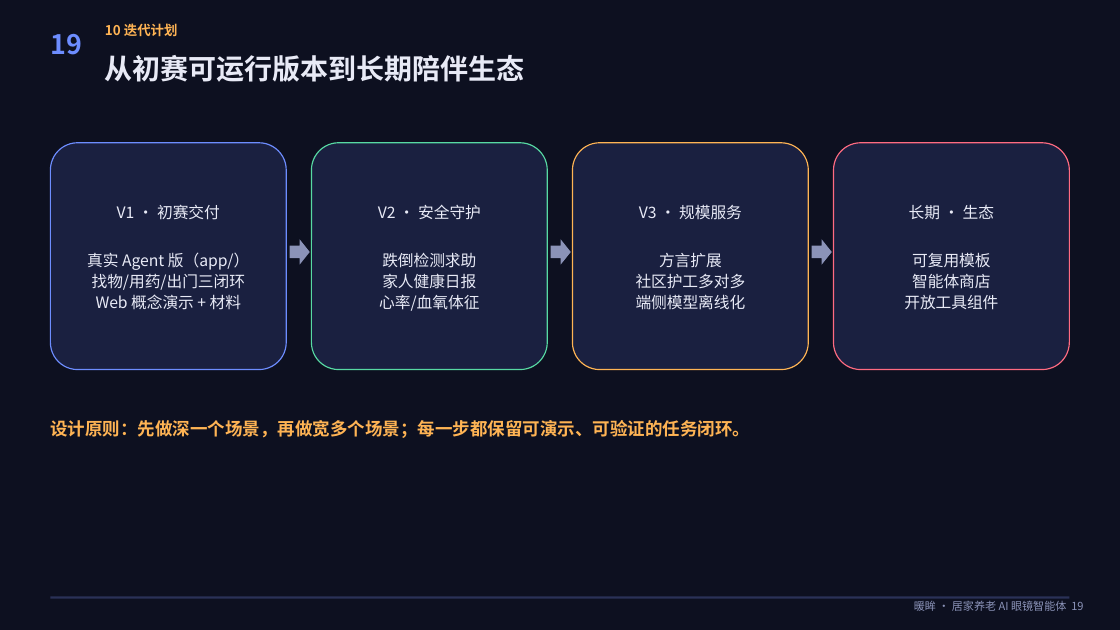
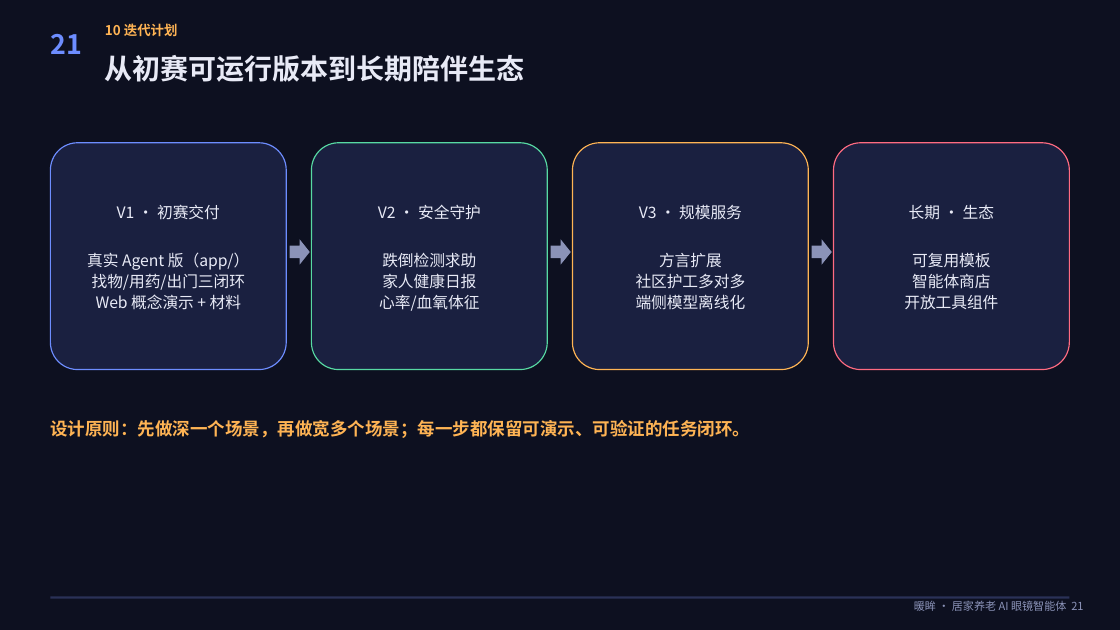
Before and after one commit to scut-chika/AIglasses, a slide deck: slide 21 of ppt/暖眸-居家养老AI眼镜智能体-项目说明.pptx (slide 19 before the commit). Drawn at 1120x630 pixels with LibreOffice and Linux fonts; fonts in the diff are those of the drawing. Boxes give left, top, right and bottom in pixels: in the first picture for what was removed or moved away, otherwise in the second. Text is boxed around its words. In the diff, an @@ line names an element or a change of style, - is before the commit and + after.

```diff
--- a/ppt/暖眸-居家养老AI眼镜智能体-项目说明.pptx
+++ b/ppt/暖眸-居家养老AI眼镜智能体-项目说明.pptx
@@ text at (x1=50, y1=34, x2=82, y2=54): text changed @@
-19
+21
@@ text at (x1=914, y1=601, x2=1083, y2=611): text changed @@
-暖眸 · 居家养老 AI 眼镜智能体 19
+暖眸 · 居家养老 AI 眼镜智能体 21
```
Also in this commit, not shown: 5 other slides changed, 2 slides added, 5 other files.
